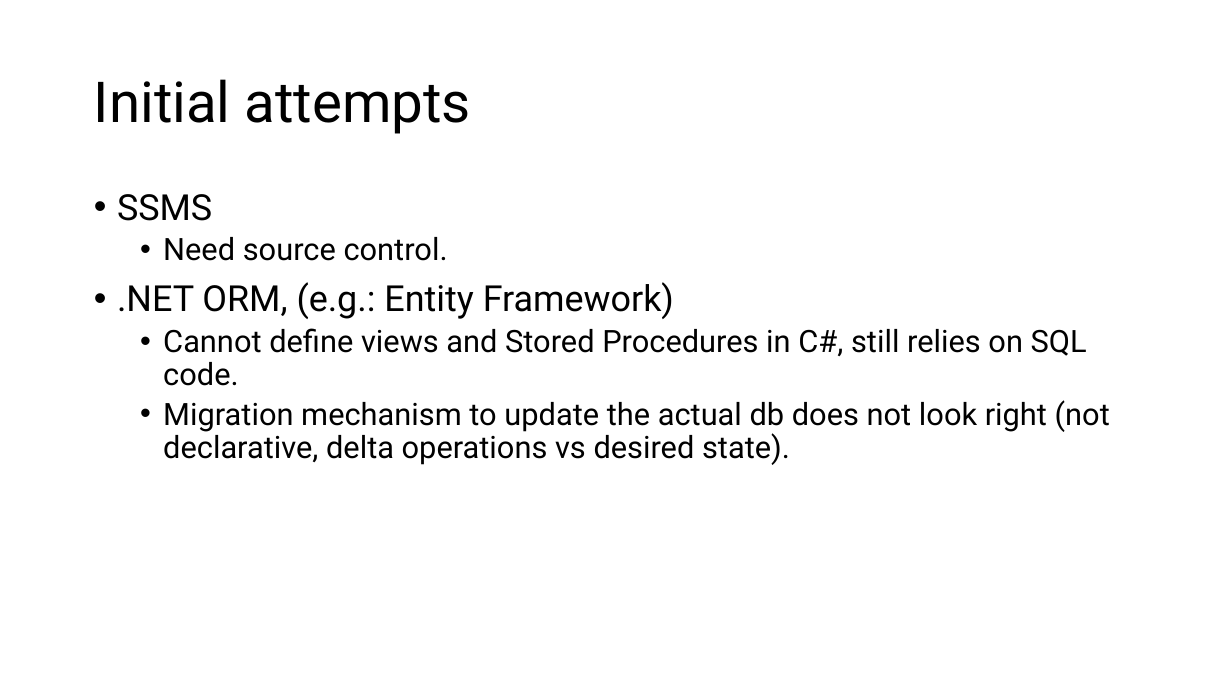
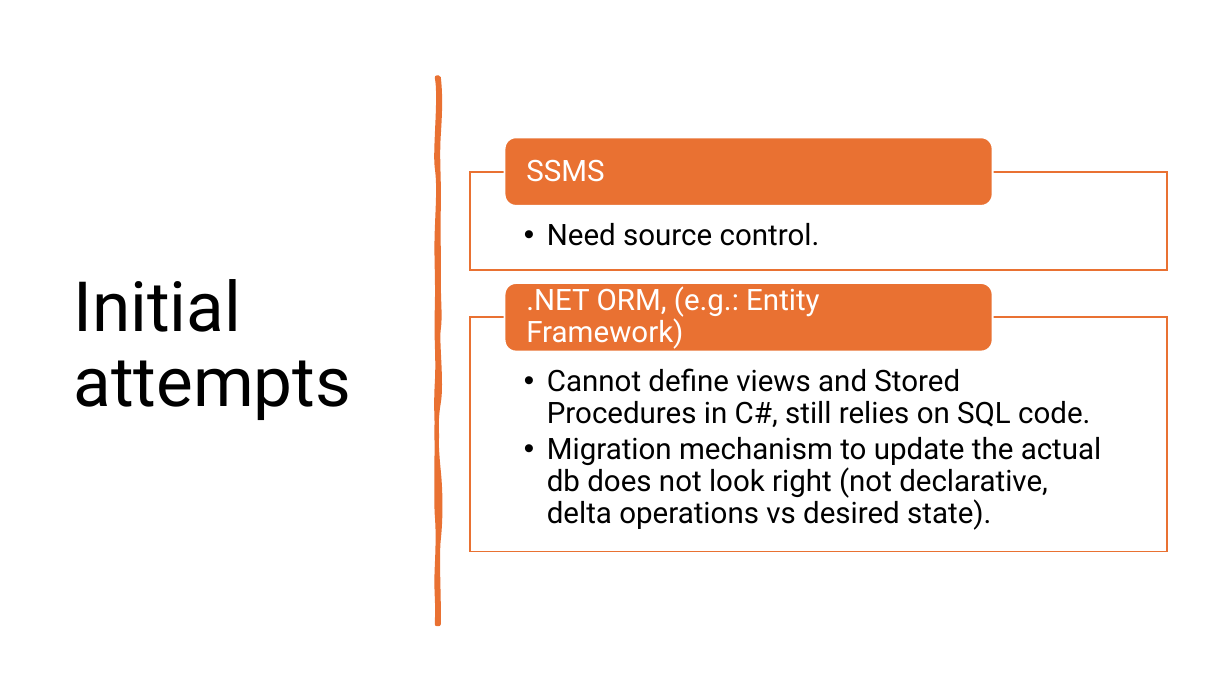
Before and after one commit to TheJuanitoLearnsShow/PodcastsManager, a slide deck: slide 7 of slides/VS sql project.pptx. Drawn at 1232x693 pixels with LibreOffice and Linux fonts; fonts in the diff are those of the drawing. Boxes give left, top, right and bottom in pixels: in the first picture for what was removed or moved away, otherwise in the second. Text is boxed around its words. In the diff, an @@ line names an element or a change of style, - is before the commit and + after.

```diff
--- a/slides/VS sql project.pptx
+++ b/slides/VS sql project.pptx
@@ title "Initial attempts": place and size @@
-title "Initial attempts" at box(94, 79, 471, 134)
+title "Initial attempts" at box(73, 279, 351, 420)
@@ title "Initial attempts" at box(73, 279, 351, 420): size 44 to 54 pt @@
@@ freeform shape added at box(437, 78, 439, 625), fill #E97132, outline #E97132 3.25 pt @@
@@ text at box(117, 194, 674, 319): paragraphs removed @@
-• SSMS
-  • Need source control.
-• .NET ORM, (e.g.: Entity Framework)
@@ group added at box(470, 138, 1167, 552): 3 texts, 2 rectangles, 2 rounded rectangles @@
+  • Need source control.
+SSMS
+.NET ORM, (e.g.: Entity Framework)
@@ text "Cannot define views and Stored ...": place and size @@
-text "Cannot define views and Stored ..." at box(117, 194, 1110, 465)
+text "Cannot define views and Stored ..." at box(547, 368, 1102, 530)
@@ text "Cannot define views and Stored ..." at box(547, 368, 1102, 530): size 24 to 23 pt; indent changed; less space between paragraphs @@
```
Also in this commit, not shown: 14 other slides changed, 1 other file.
